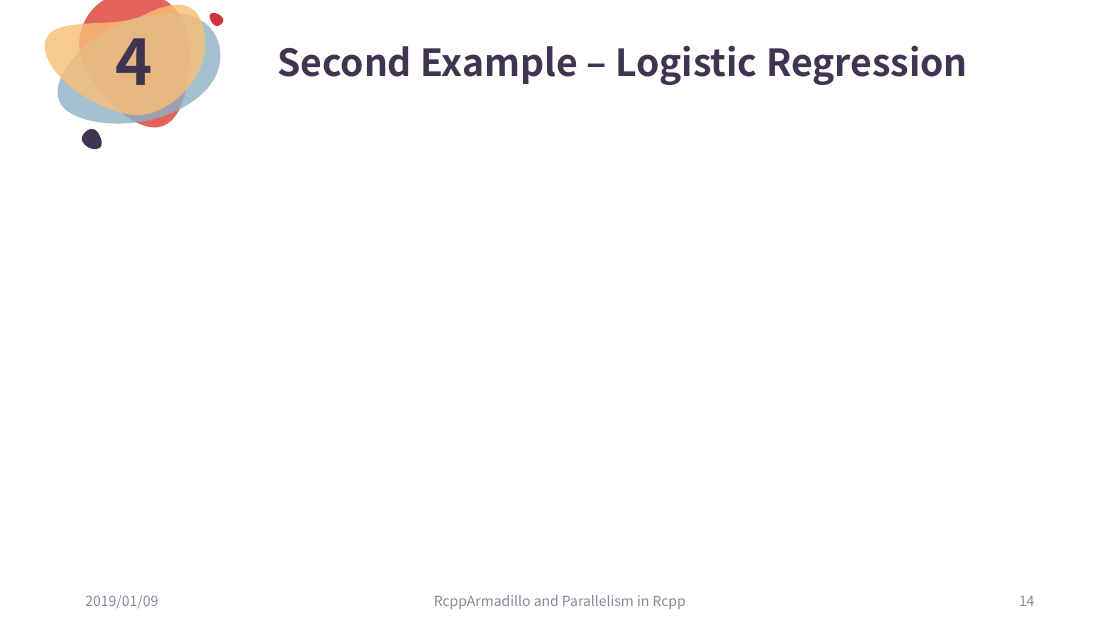
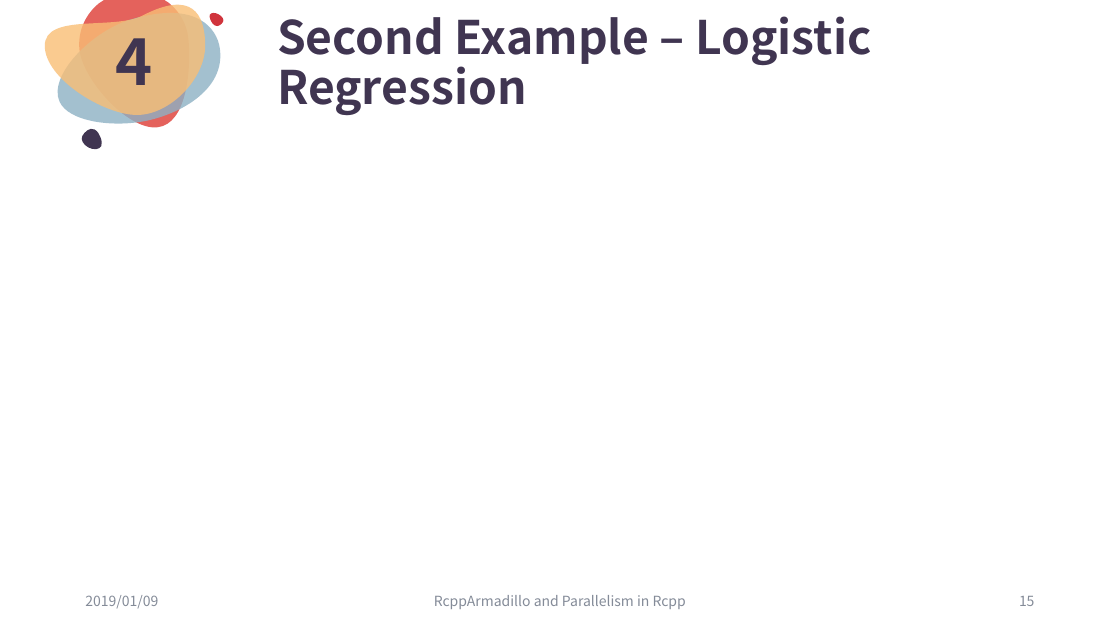
Before and after one commit to ChingChuan-Chen/Rcpp_RcppArmadillo_tutorial, a slide deck: slide 15 of leture_powerpoint_0109.pptx (slide 14 before the commit). Drawn at 1120x630 pixels with LibreOffice and Linux fonts; fonts in the diff are those of the drawing; grey boxes stand for pictures. Boxes give left, top, right and bottom in pixels: in the first picture for what was removed or moved away, otherwise in the second. Text is boxed around its words. In the diff, an @@ line names an element or a change of style, - is before the commit and + after.

```diff
--- a/leture_powerpoint_0109.pptx
+++ b/leture_powerpoint_0109.pptx
@@ title "Second Example – Logistic Regression" at bbox=[277, 16, 871, 115]: size 32 to 39.6 pt @@
@@ page number at bbox=[1019, 596, 1035, 606]: text changed @@
-14
+15
```
Also in this commit, not shown: 3 other slides changed, 17 slides added, 7 other files.
